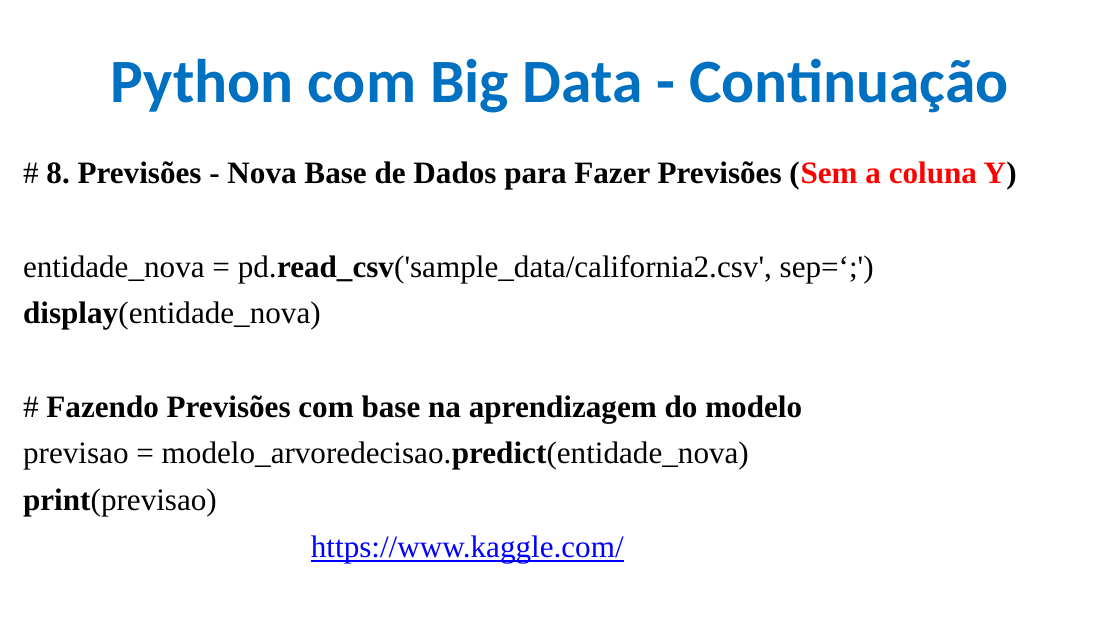
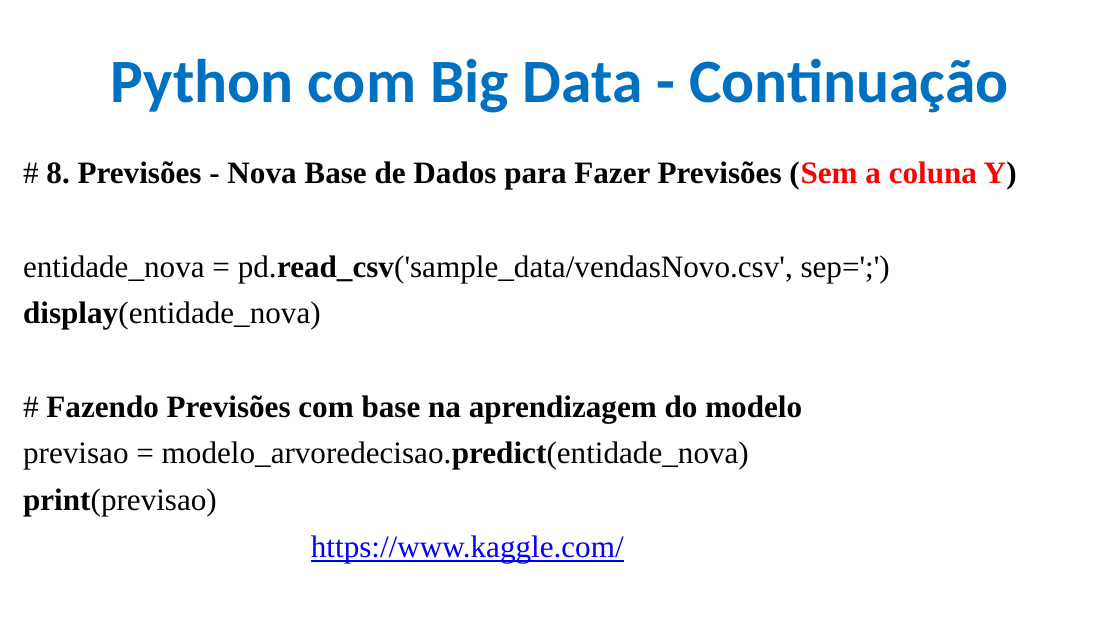
Before and after one commit to CloudEducationBrazil/WydenArea1AplicacaoCloudIndustria40Python, a slide deck: slide 17 of 01 Classes/Aula 11 - Aplicação Cloud Indústria 40 Python Integração Cloud Big Data Parte 2.pptx (slide 16 before the commit). Drawn at 1120x630 pixels with LibreOffice and Linux fonts; fonts in the diff are those of the drawing; background and template pictures are left out. Boxes give left, top, right and bottom in pixels: in the first picture for what was removed or moved away, otherwise in the second. Text is boxed around its words. In the diff, an @@ line names an element or a change of style, - is before the commit and + after.

Commit message:
Aula 11 Cloud IoT Python ajuste 30maio2023

```diff
--- a/01 Classes/Aula 11 - Aplicação Cloud Indústria 40 Python Integração Cloud Big Data Parte 2.pptx
+++ b/01 Classes/Aula 11 - Aplicação Cloud Indústria 40 Python Integração Cloud Big Data Parte 2.pptx
@@ text at [23,255,890,282]: text changed @@
-entidade_nova = pd.read_csv('sample_data/california2.csv', sep=‘;')
+entidade_nova = pd.read_csv('sample_data/vendasNovo.csv', sep=';')
```
Also in this commit, not shown: 9 other slides changed, 1 slide added.
